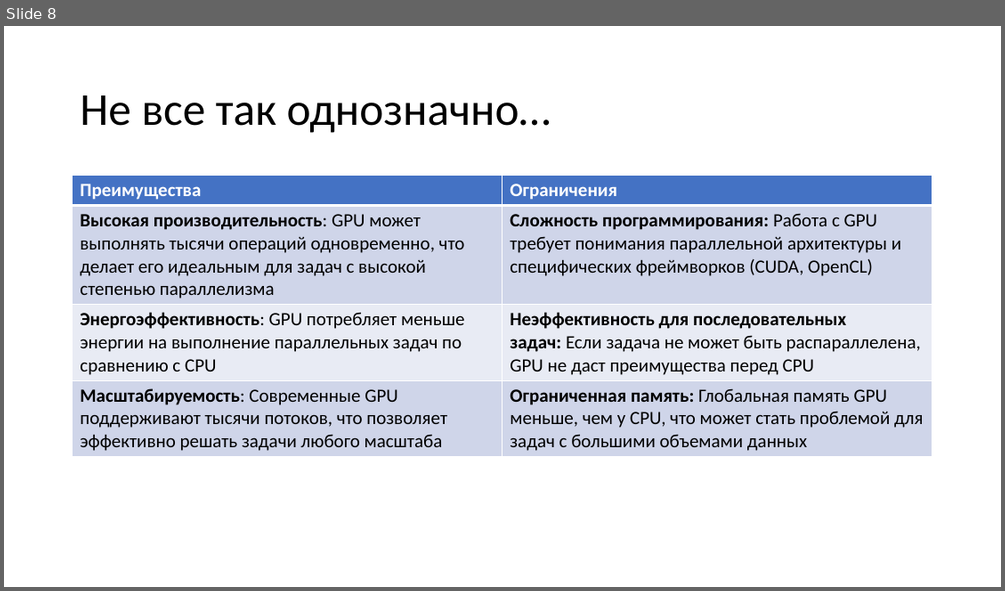
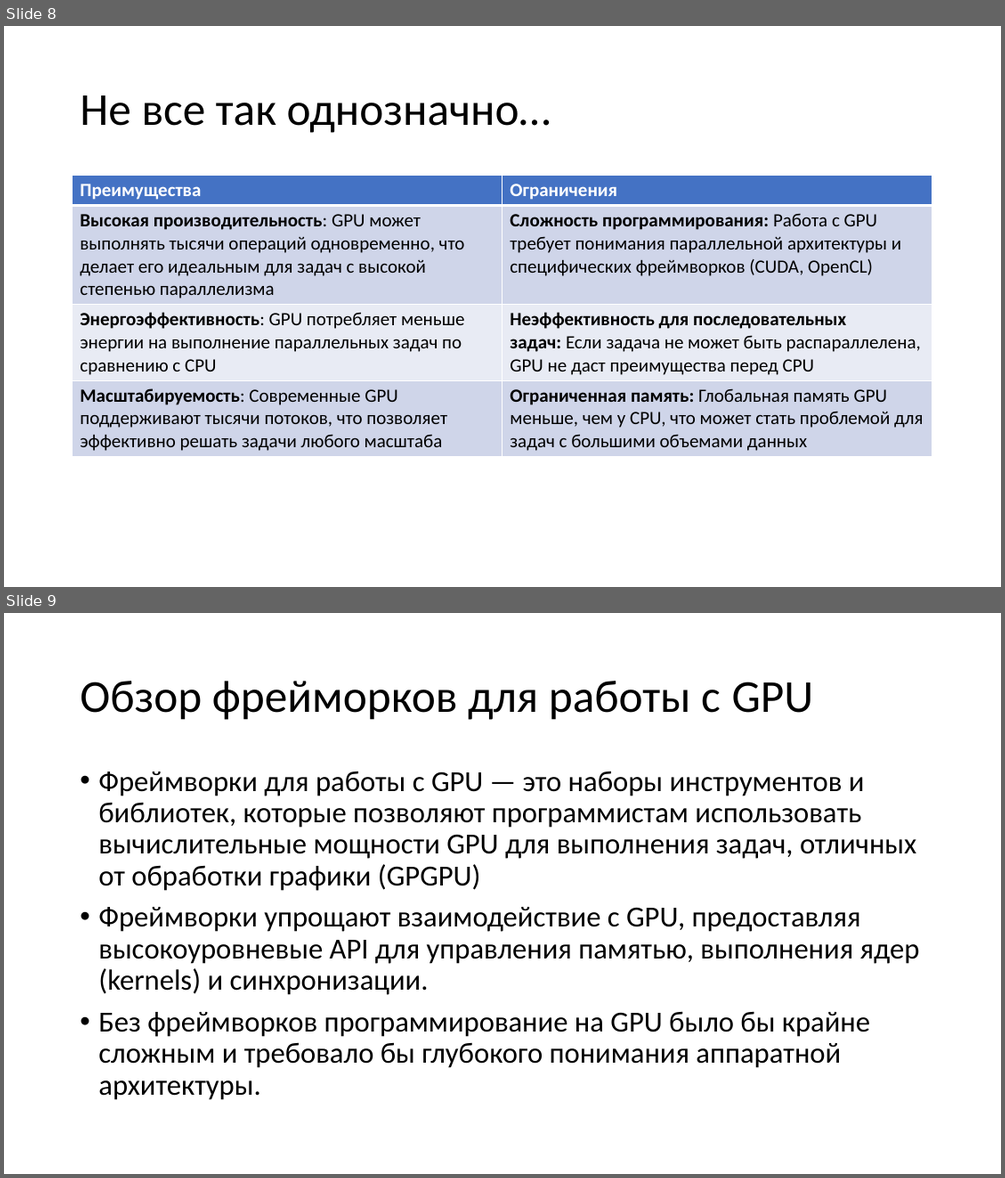
Before and after one commit to pezkov/gpu_course, a slide deck: presentations/Вычисления на GPU.pptx. Shown one above the other, each under a label of ours: slide 8 before the commit, slides 8 and 9 after it. The pictures are 1005x591 and 1005x1178 pixels, drawn with LibreOffice and Linux fonts; fonts in the diff are those of the drawing. Boxes give left, top, right and bottom in pixels: in the first picture for what was removed or moved away, otherwise in the second. Text is boxed around its words. In the diff, an @@ line names an element or a change of style, - is before the commit and + after.

```diff
--- a/presentations/Вычисления на GPU.pptx
+++ b/presentations/Вычисления на GPU.pptx
@@ slide 9 added at [4,613,1001,1174], background #FFFFFF @@
@@ title added at [80,681,814,720], 44 pt, text #000000 @@
+Обзор фрейморков для работы с GPU
@@ text added at [98,771,920,1100], 28 pt, text #000000 @@
+• Фреймворки для работы с GPU — это наборы инструментов и библиотек, которые позволяют программистам использовать вычислительные мощности GPU для выполнения задач, отличных от обработки графики (GPGPU)
+• Фреймворки упрощают взаимодействие с GPU, предоставляя высокоуровневые API для управления памятью, выполнения ядер (kernels) и синхронизации.
+• Без фреймворков программирование на GPU было бы крайне сложным и требовало бы глубокого понимания аппаратной архитектуры.
```
Also in this commit, not shown: 1 slide changed, 12 other slides added, 3 other files.
